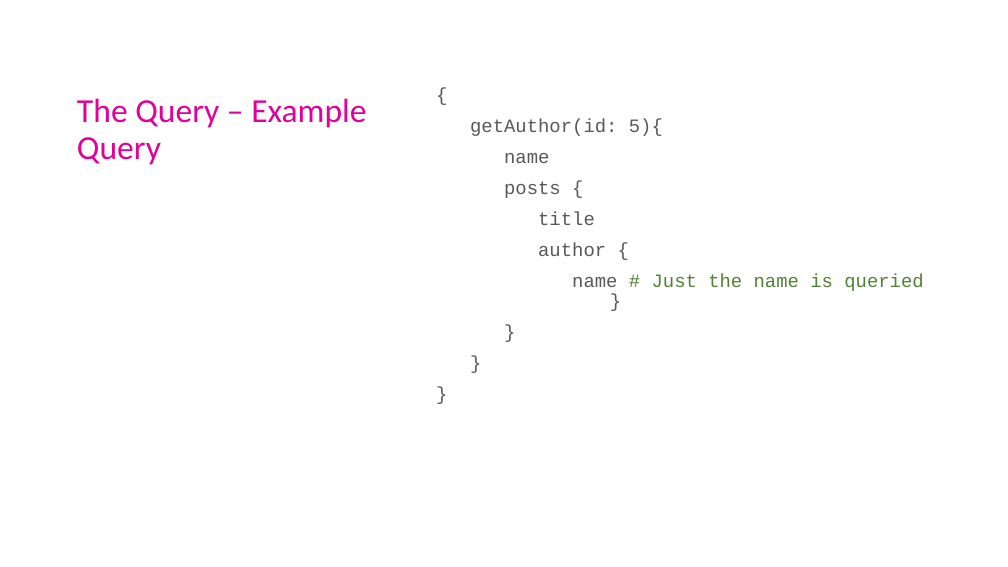
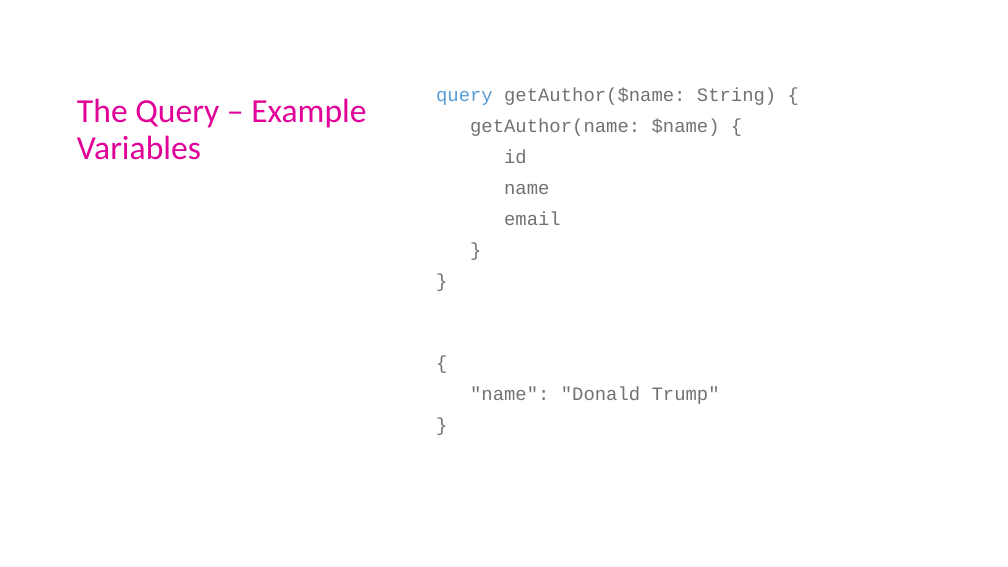
Before and after one commit to ArneSchulze/GraphQL, a slide deck: slide 17 of slides.pptx (slide 13 before the commit). Drawn at 1008x567 pixels with LibreOffice and Linux fonts; fonts in the diff are those of the drawing. Boxes give left, top, right and bottom in pixels: in the first picture for what was removed or moved away, otherwise in the second. Text is boxed around its words. In the diff, an @@ line names an element or a change of style, - is before the commit and + after.

```diff
--- a/slides.pptx
+++ b/slides.pptx
@@ text at <box>436,88,776,163</box>: text changed; text colour #595959 to #767171 @@
-{
-getAuthor(id: 5){
+query getAuthor($name: String) {
+getAuthor(name: $name) {
+id
@@ title at <box>77,98,366,160</box>: text changed @@
-The Query – Example Query
+The Query – Example Variables
@@ text at <box>504,184,549,194</box>: text colour #595959 to #767171 in "name", "}", "}", "}" @@
@@ text at <box>504,212,561,225</box>: text changed; text colour #595959 to #767171 @@
-posts {
-title
-author {
-name # Just the name is queried }
+email
@@ text at <box>470,387,720,404</box>: paragraphs added @@
+{
+"name": "Donald Trump"
```
Also in this commit, not shown: 9 other slides changed, 4 slides added, 1 other file.
